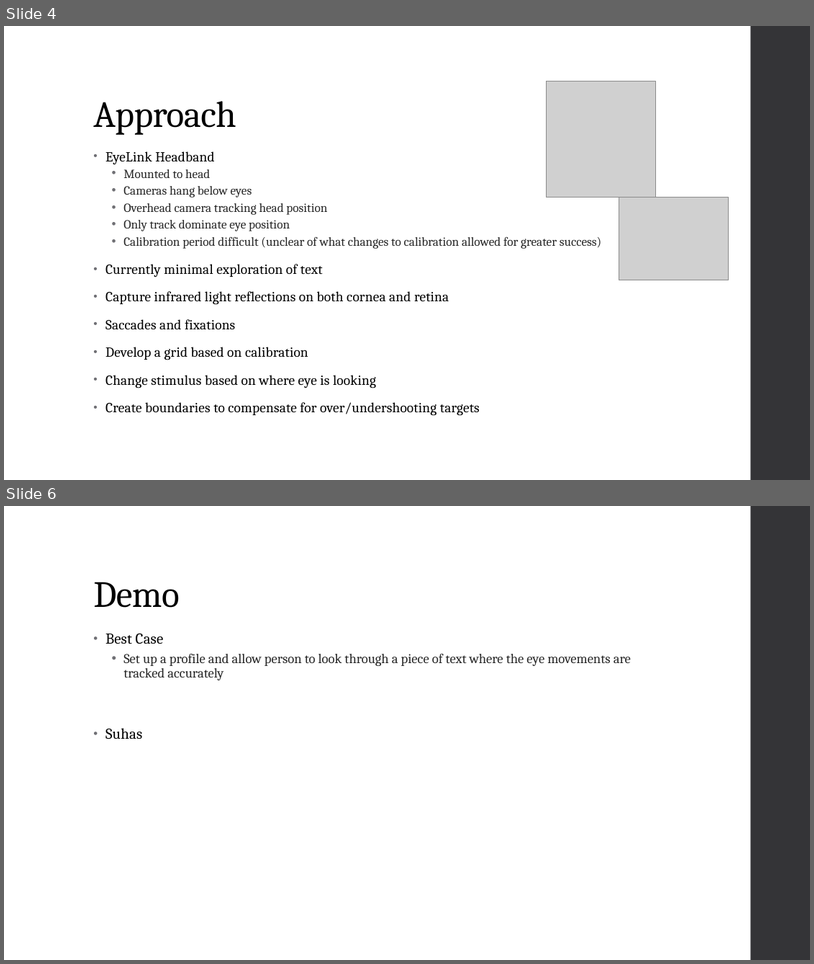
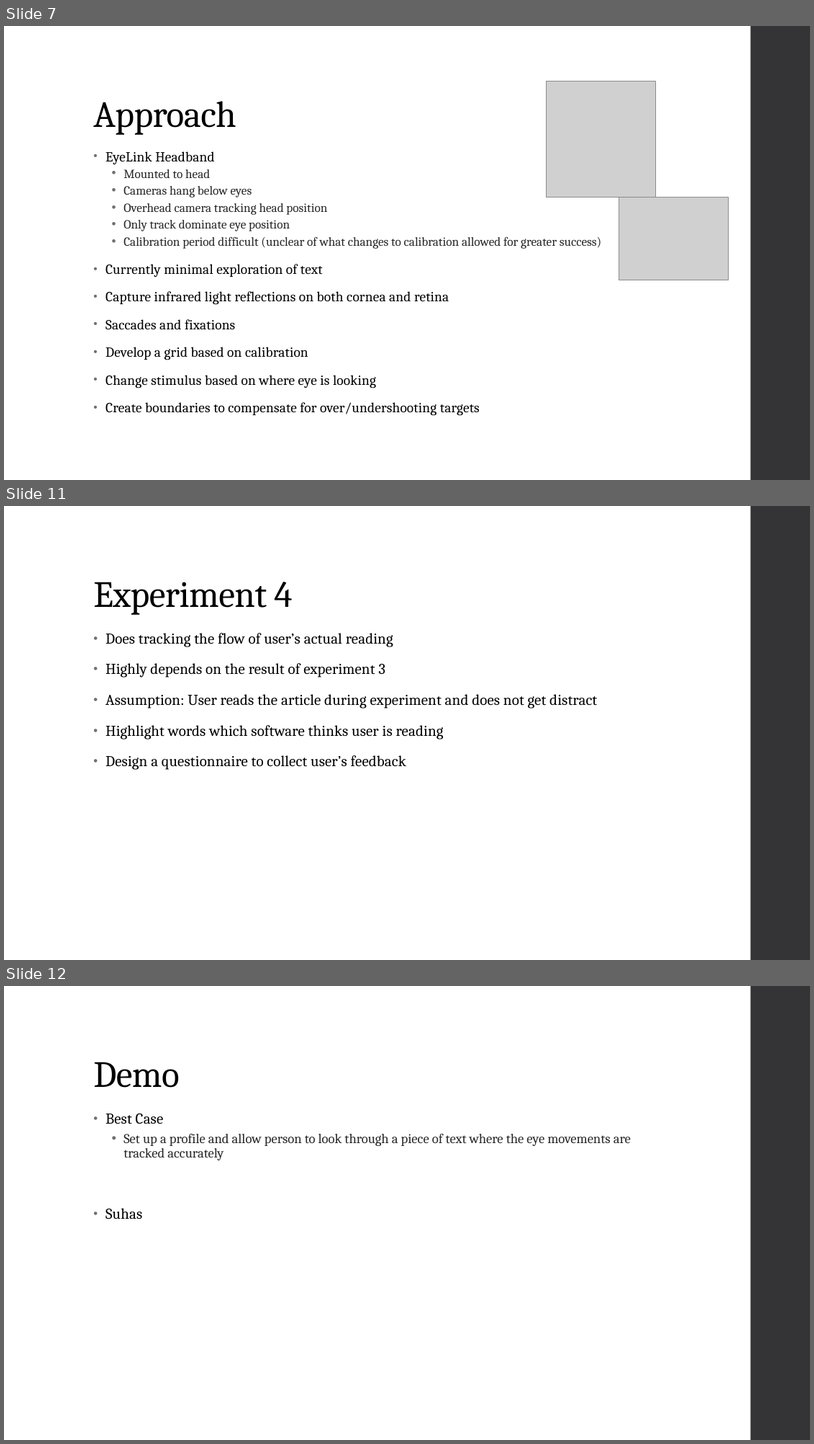
Before and after one commit to diederichk/StepCounter, a slide deck: ProposalPresentation/Proposal.pptx. Shown one above the other, each under a label of ours: slides 4 and 6 before the commit, slides 7, 11 and 12 after it; the slides between them are not shown. The pictures are 814x964 and 814x1444 pixels, drawn with LibreOffice and Linux fonts; fonts in the diff are those of the drawing; grey boxes stand for pictures. Boxes give left, top, right and bottom in pixels: in the first picture for what was removed or moved away, otherwise in the second. Text is boxed around its words. In the diff, an @@ line names an element or a change of style, - is before the commit and + after.

```diff
--- a/ProposalPresentation/Proposal.pptx
+++ b/ProposalPresentation/Proposal.pptx
@@ slide 11 added at [4, 506, 810, 960], background #FFFFFF; not listed: 1 template element that a slide beside it also shows @@
@@ title added at [93, 582, 292, 615], 44 pt, text #000000 @@
+Experiment 4
@@ text added at [106, 633, 597, 770], 18 pt, text #000000 @@
+• Does tracking the flow of user’s actual reading
+• Highly depends on the result of experiment 3
+• Assumption: User reads the article during experiment and does not get distract
+• Highlight words which software thinks user is reading
+• Design a questionnaire to collect user’s feedback
@@ what was slide 4 is now slide 7 @@
@@ what was slide 6 is now slide 12 @@
```
Also in this commit, not shown: 1 slide changed, 6 other slides added, 1 slide removed.
